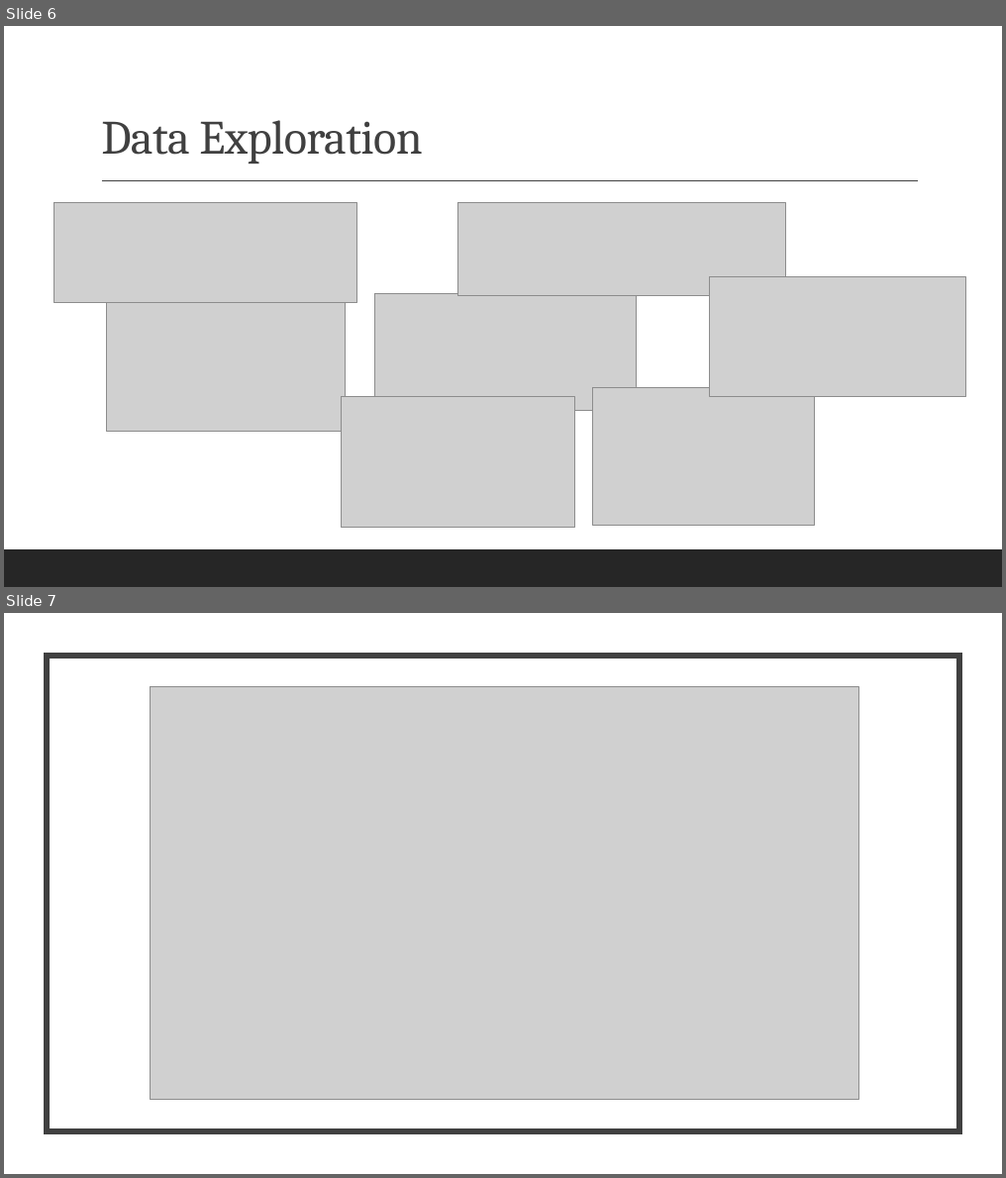
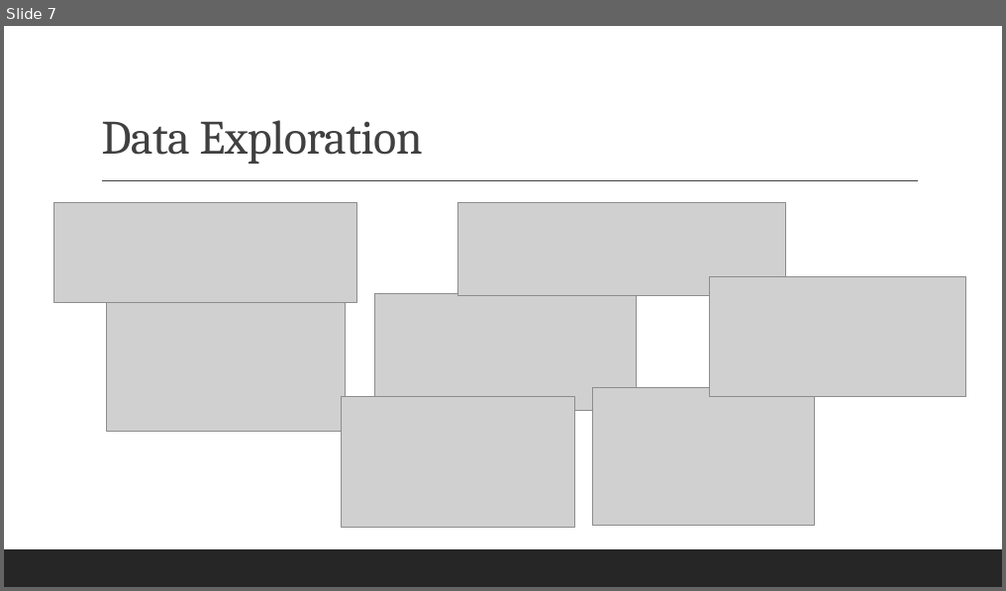
Before and after one commit to SandraBotica/ML_Project_4, a slide deck: Heart Disease Analysis and Predictions.pptx. Shown one above the other, each under a label of ours: slides 6 and 7 before the commit, slide 7 after it. The pictures are 1006x1178 and 1006x591 pixels, drawn with LibreOffice and Linux fonts; fonts in the diff are those of the drawing; grey boxes stand for pictures. Boxes give left, top, right and bottom in pixels: in the first picture for what was removed or moved away, otherwise in the second. Text is boxed around its words. In the diff, an @@ line names an element or a change of style, - is before the commit and + after.

```diff
--- a/Heart Disease Analysis and Predictions.pptx
+++ b/Heart Disease Analysis and Predictions.pptx
@@ slide 7 removed at bbox=[4, 613, 1002, 1174], background #FFFFFF @@
@@ rectangle removed at bbox=[4, 613, 1002, 1174] @@
@@ rectangle removed at bbox=[47, 656, 959, 1132] @@
@@ picture removed at bbox=[150, 687, 858, 1100] @@
@@ rectangle removed at bbox=[4, 1137, 1002, 1174] @@
@@ what was slide 6 is now slide 7 @@
```
Also in this commit, not shown: 3 slides changed, 6 slides added, 1 other slide removed, 4 other files.
